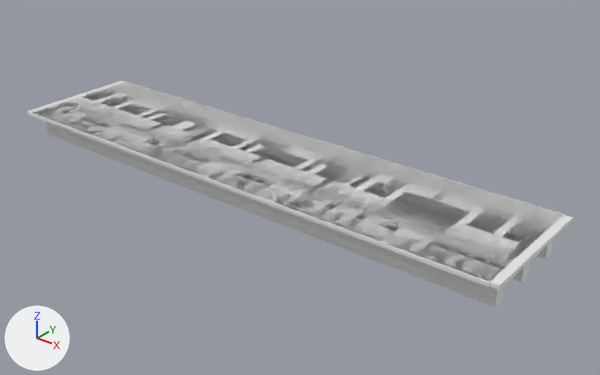
An edit to the OBJ model IFC/PSC/Mumbai/Sup_Str/M_35_2L_NF_P/model.obj, drawn before and after from the same camera.
Camera for both pictures: a 50 mm camera at (48.5, -31.7, 20.6) aimed at (19.7, 4.3, -1.8). The lights are fixed; the arrows at lower left show +X, +Y and +Z. The picture after the commit comes second. Where no turn or scale is listed for an object, it has been applied to the vertices. Vertices at exactly the same position are counted once.

In view in the first picture: 'model'.
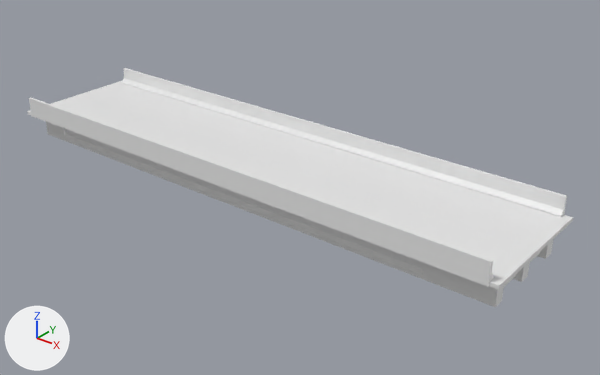
Changed parts and their boxes (x1, y1, x2, y2) in the pictures (600 x 375 px):
'model', reshaped: before (27, 81, 573, 307); after (27, 68, 573, 307)
part 1 of me_model, added: after (29, 68, 567, 282)

The edits, one by one:
me_model is used by ob_model.
me_model had 5038 vertices, 15103 faces and spanned x -0.5..35.5, y -0.9..7.7, z -1.9..0.0.
me_model now has 5066 vertices, 15147 faces and spans x -0.5..35.5, y -0.9..7.7, z -1.9..1.1.
Part 1, on me_model:
16 vertices are added at x 0.0..35.0, y -0.9..7.7, z 0.0..1.1.
12 new vertices lie (35.0, 0.0, 0.0) away from vertices in x 0.0, y -0.8..7.5, z 0.0..1.1.
44 new faces join them.
